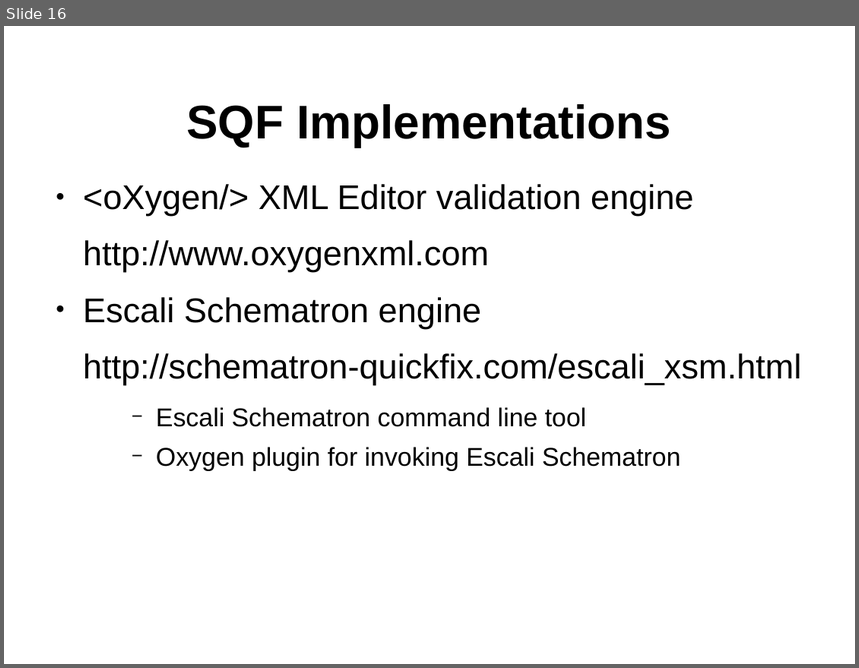
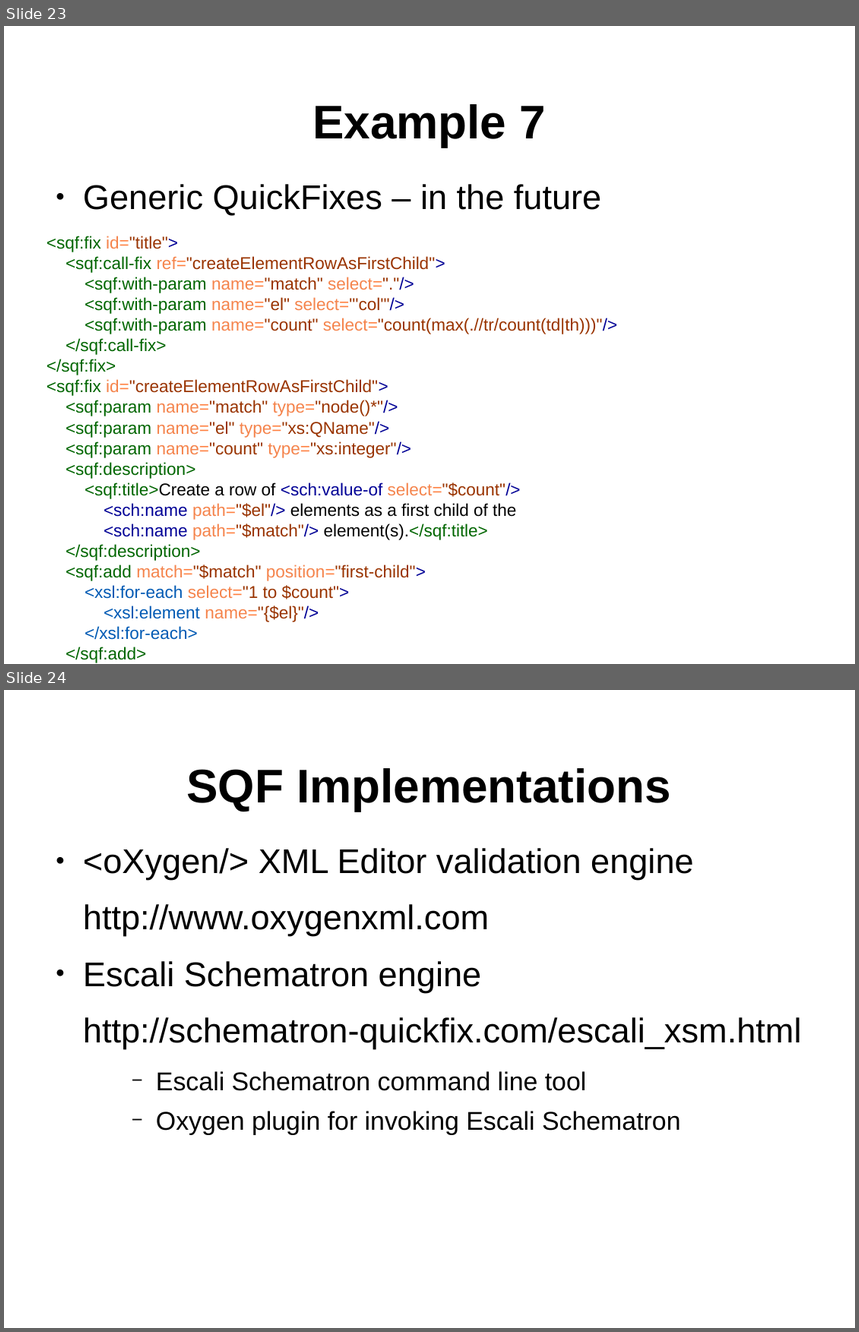
Before and after one commit to octavianN/Schematron-QuickFix-Language-Presentation, a slide deck: Final/SQF.odp. Shown one above the other, each under a label of ours: slide 16 before the commit, slides 23 and 24 after it. The pictures are 859x668 and 859x1332 pixels, drawn with LibreOffice and Linux fonts; fonts in the diff are those of the drawing; background and template pictures are left out. Boxes give left, top, right and bottom in pixels: in the first picture for what was removed or moved away, otherwise in the second. Text is boxed around its words. In the diff, an @@ line names an element or a change of style, - is before the commit and + after.

```diff
--- a/Final/SQF.odp
+++ b/Final/SQF.odp
@@ slide 23 added at <box>4,26,855,664</box>, background #FFFFFF; not listed: 1 template element that a slide beside it also shows @@
@@ title added at <box>313,104,547,147</box>, 44 pt, text #000000, bold @@
+Example 7
@@ text added at <box>47,184,617,664</box>, 16 pt, text #993300 @@
+● Generic QuickFixes – in the future
+<sqf:fix id="title">
+<sqf:call-fix ref="createElementRowAsFirstChild">
+<sqf:with-param name="match" select="."/>
+<sqf:with-param name="el" select="'col'"/>
+<sqf:with-param name="count" select="count(max(.//tr/count(td|th)))"/>
+</sqf:call-fix>
+</sqf:fix>
+<sqf:fix id="createElementRowAsFirstChild">
+<sqf:param name="match" type="node()*"/>
+<sqf:param name="el" type="xs:QName"/>
+<sqf:param name="count" type="xs:integer"/>
+<sqf:description>
+<sqf:title>Create a row of <sch:value-of select="$count"/>
+<sch:name path="$el"/> elements as a first child of the
+<sch:name path="$match"/> element(s).</sqf:title>
+</sqf:description>
+<sqf:add match="$match" position="first-child">
+<xsl:for-each select="1 to $count">
+<xsl:element name="{$el}"/>
+</xsl:for-each>
+</sqf:add>
+</sqf:fix>
@@ what was slide 16 is now slide 24 @@
```
Also in this commit, not shown: 9 slides changed, 8 other slides added, 1 slide removed, 19 other files.
